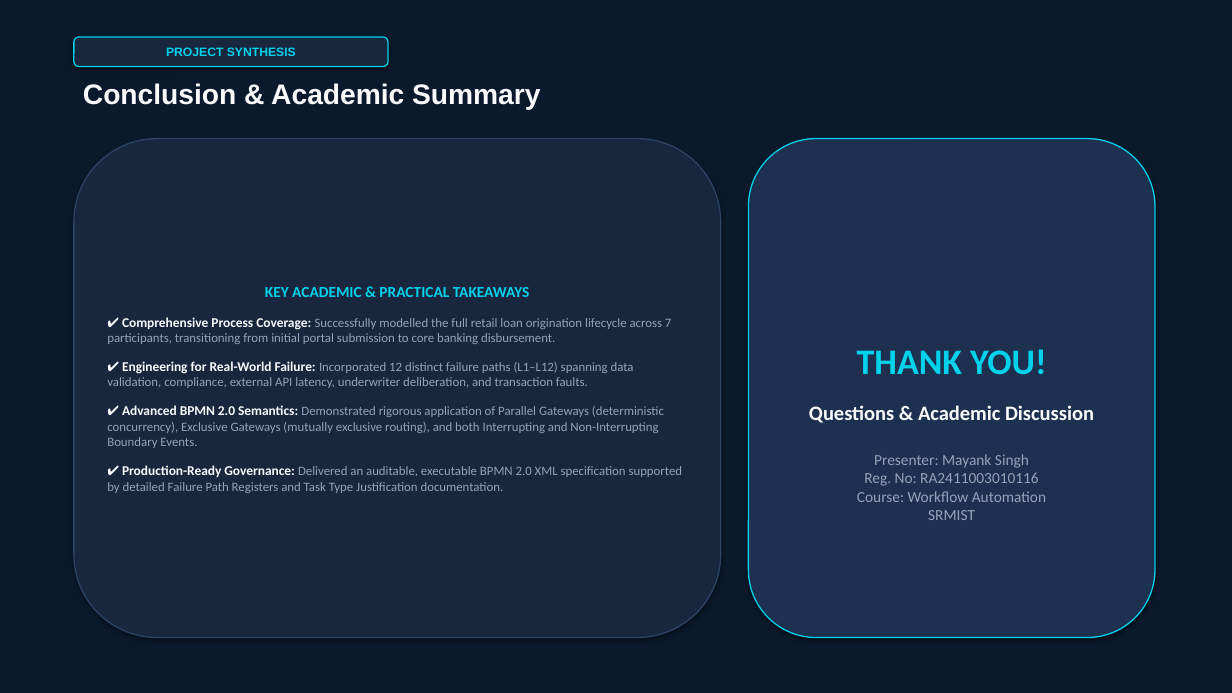
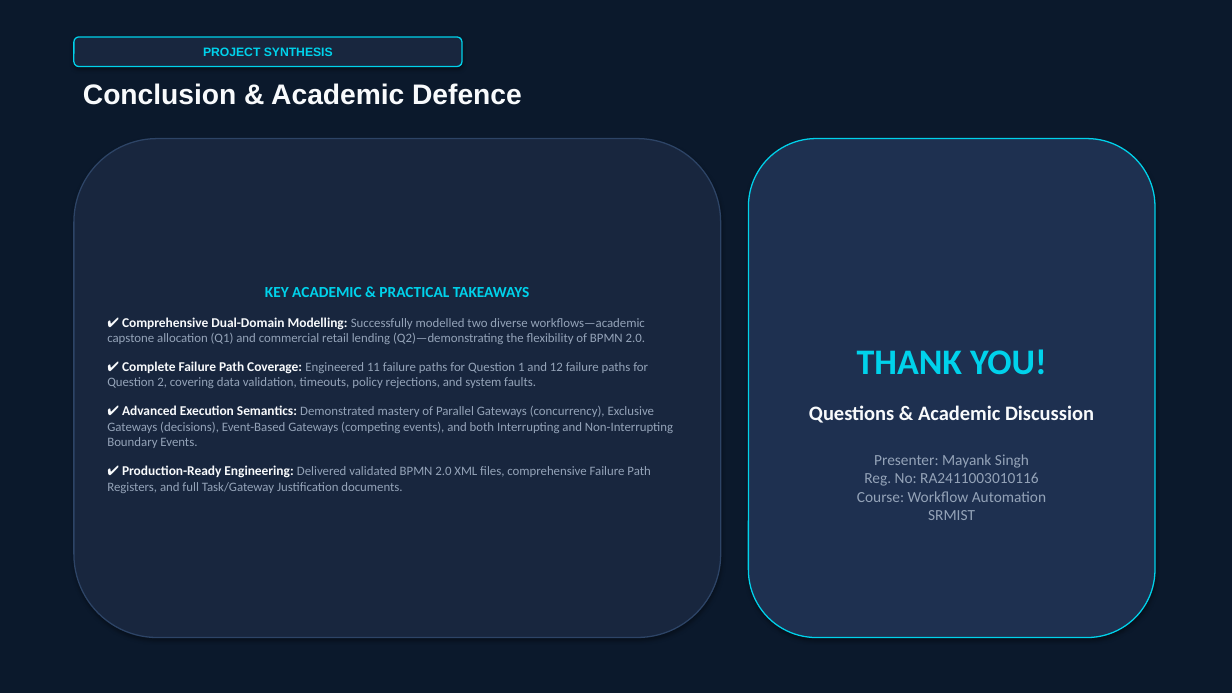
Before and after one commit to Mayank-web717/Workflow-Assignment-3, a slide deck: slide 14 of Presentation/BPMN_Project_Presentation.pptx (slide 12 before the commit). Drawn at 1232x693 pixels with LibreOffice and Linux fonts; fonts in the diff are those of the drawing. Boxes give left, top, right and bottom in pixels: in the first picture for what was removed or moved away, otherwise in the second. Text is boxed around its words. In the diff, an @@ line names an element or a change of style, - is before the commit and + after.

Commit message:
feat: expand academic presentation, PDF, viva Q&A, and mapping to cover both Question 1 and Question 2

```diff
--- a/Presentation/BPMN_Project_Presentation.pptx
+++ b/Presentation/BPMN_Project_Presentation.pptx
@@ rounded rectangle "PROJECT SYNTHESIS": place and size @@
-rounded rectangle "PROJECT SYNTHESIS" at (74, 37, 388, 67)
+rounded rectangle "PROJECT SYNTHESIS" at (74, 37, 462, 67)
@@ text at (83, 83, 522, 105): text changed @@
-Conclusion & Academic Summary
+Conclusion & Academic Defence
@@ text in rounded rectangle at (107, 317, 673, 493): text changed @@
-✔ Comprehensive Process Coverage: Successfully modelled the full retail loan origination lifecycle across 7 participants, transitioning from initial portal submission to core banking disbursement.
-✔ Engineering for Real-World Failure: Incorporated 12 distinct failure paths (L1–L12) spanning data validation, compliance, external API latency, underwriter deliberation, and transaction faults.
-✔ Advanced BPMN 2.0 Semantics: Demonstrated rigorous application of Parallel Gateways (deterministic concurrency), Exclusive Gateways (mutually exclusive routing), and both Interrupting and Non-Interrupting Boundary Events.
-✔ Production-Ready Governance: Delivered an auditable, executable BPMN 2.0 XML specification supported by detailed Failure Path Registers and Task Type Justification documentation.
+✔ Comprehensive Dual-Domain Modelling: Successfully modelled two diverse workflows—academic capstone allocation (Q1) and commercial retail lending (Q2)—demonstrating the flexibility of BPMN 2.0.
+✔ Complete Failure Path Coverage: Engineered 11 failure paths for Question 1 and 12 failure paths for Question 2, covering data validation, timeouts, policy rejections, and system faults.
+✔ Advanced Execution Semantics: Demonstrated mastery of Parallel Gateways (concurrency), Exclusive Gateways (decisions), Event-Based Gateways (competing events), and both Interrupting and Non-Interrupting Boundary Events.
+✔ Production-Ready Engineering: Delivered validated BPMN 2.0 XML files, comprehensive Failure Path Registers, and full Task/Gateway Justification documents.
```
Also in this commit, not shown: 6 other slides changed, 7 slides added, 5 slides removed, 6 other files.
